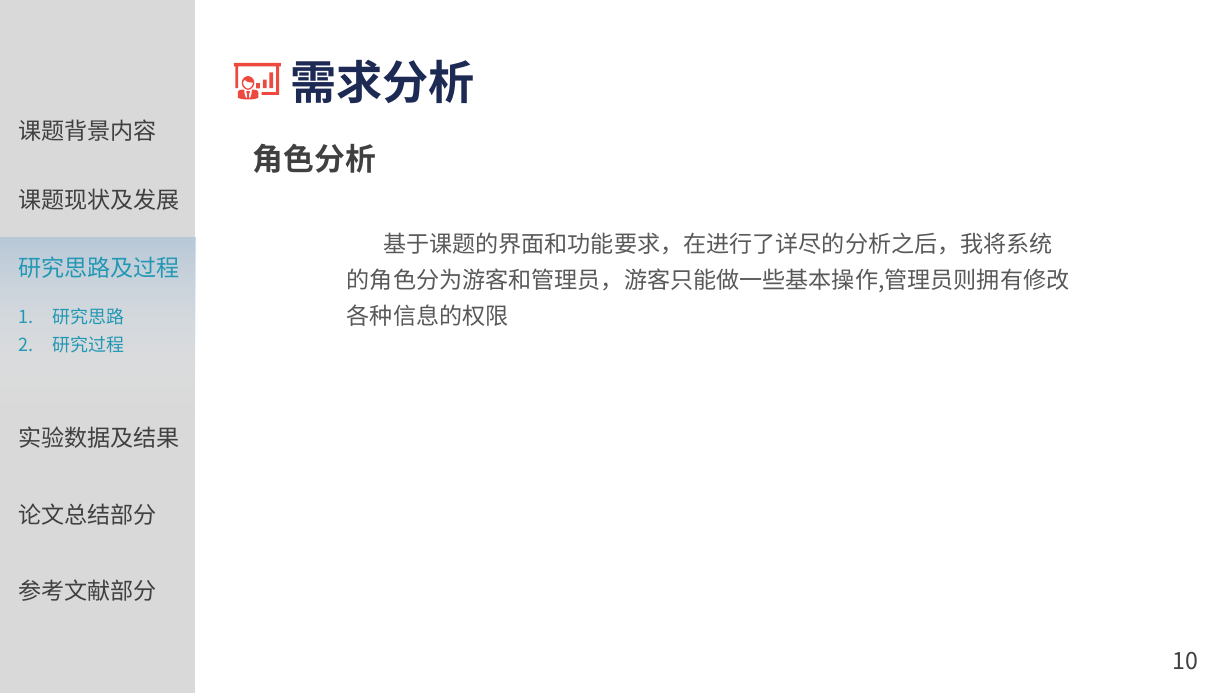
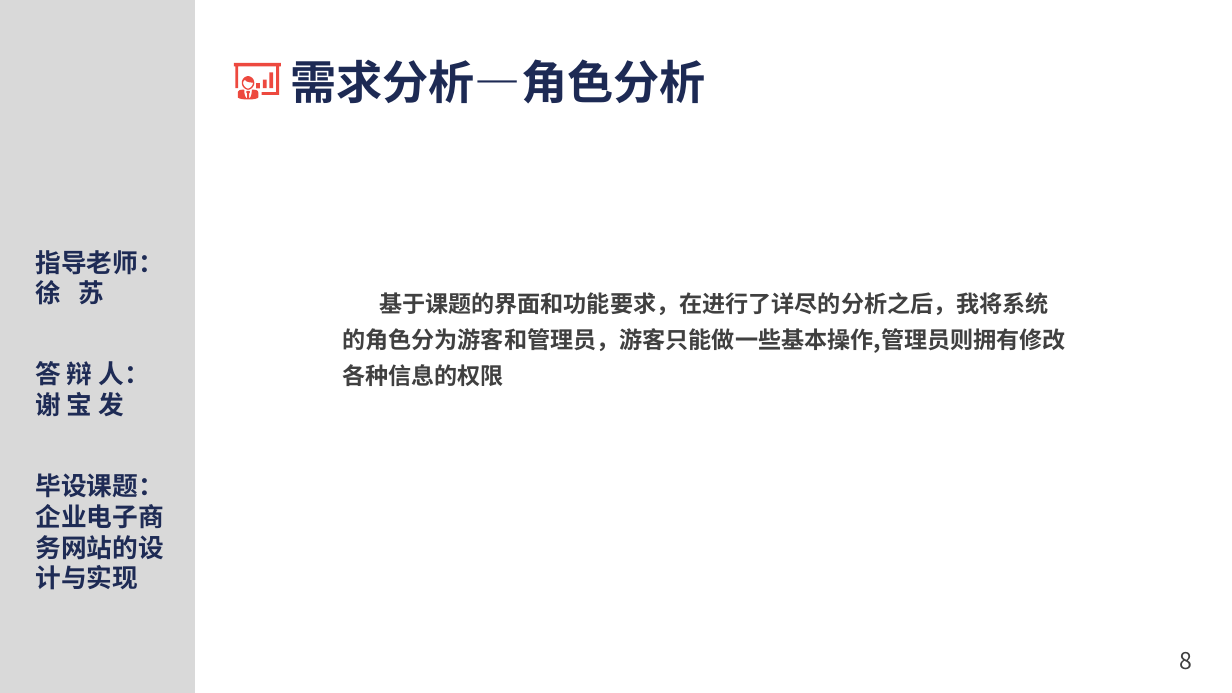
Before and after one commit to XBF2016/myWebsit, a slide deck: slide 8 of WebRoot/uploadfile/答辩PPT.pptx (slide 10 before the commit). Drawn at 1232x693 pixels with LibreOffice and Linux fonts; fonts in the diff are those of the drawing; background and template pictures are left out. Boxes give left, top, right and bottom in pixels: in the first picture for what was removed or moved away, otherwise in the second. Text is boxed around its words. In the diff, an @@ line names an element or a change of style, - is before the commit and + after.

Commit message:
答辩PPT完稿，论文终稿

```diff
--- a/WebRoot/uploadfile/答辩PPT.pptx
+++ b/WebRoot/uploadfile/答辩PPT.pptx
@@ text at <box>290,59,706,103</box>: text changed @@
-需求分析
+需求分析—角色分析
@@ text removed at <box>18,119,157,141</box> @@
-课题背景内容
@@ text removed at <box>253,143,376,173</box> @@
-角色分析
@@ text removed at <box>18,188,180,210</box> @@
-课题现状及发展
@@ rectangle removed at <box>0,238,195,416</box> @@
@@ text removed at <box>18,256,180,278</box> @@
-研究思路及过程
@@ text added at <box>35,250,163,305</box>, 20 pt, text #1E2B55, bold @@
+指导老师：
+徐 苏
@@ text "基于课题的界面和功能要求，在进行了详尽的分析之后，我将系统的角色分为游客和管理员，游客只能做一些基本操作,管理员则拥有修 ...": place and size @@
-text "基于课题的界面和功能要求，在进行了详尽的分析之后，我将系统的角色分为游客和管理员，游客只能做一些基本操作,管理员则拥有修 ..." at <box>347,232,1070,326</box>
+text "基于课题的界面和功能要求，在进行了详尽的分析之后，我将系统的角色分为游客和管理员，游客只能做一些基本操作,管理员则拥有修 ..." at <box>342,292,1066,386</box>
@@ text "基于课题的界面和功能要求，在进行了详尽的分析之后，我将系统的角色分为游客和管理员，游客只能做一些基本操作,管理员则拥有修 ..." at <box>342,292,1066,386</box>: text colour #595959 to #404040, bold on @@
@@ text removed at <box>53,308,125,353</box> @@
-1. 研究思路
-2. 研究过程
@@ text added at <box>35,361,149,416</box>, 20 pt, text #1E2B55, bold @@
+答 辩 人：
+谢 宝 发
@@ text removed at <box>18,426,180,448</box> @@
-实验数据及结果
@@ text added at <box>35,473,163,590</box>, 20 pt, text #1E2B55, bold @@
+毕设课题：
+企业电子商务网站的设计与实现
@@ text removed at <box>18,503,157,525</box> @@
-论文总结部分
@@ text removed at <box>18,579,157,601</box> @@
-参考文献部分
@@ page number at <box>1179,652,1192,670</box>: text changed @@
-10
+8
```
Also in this commit, not shown: 27 other slides changed, 3 slides added, 12 slides removed, 3 other files.
